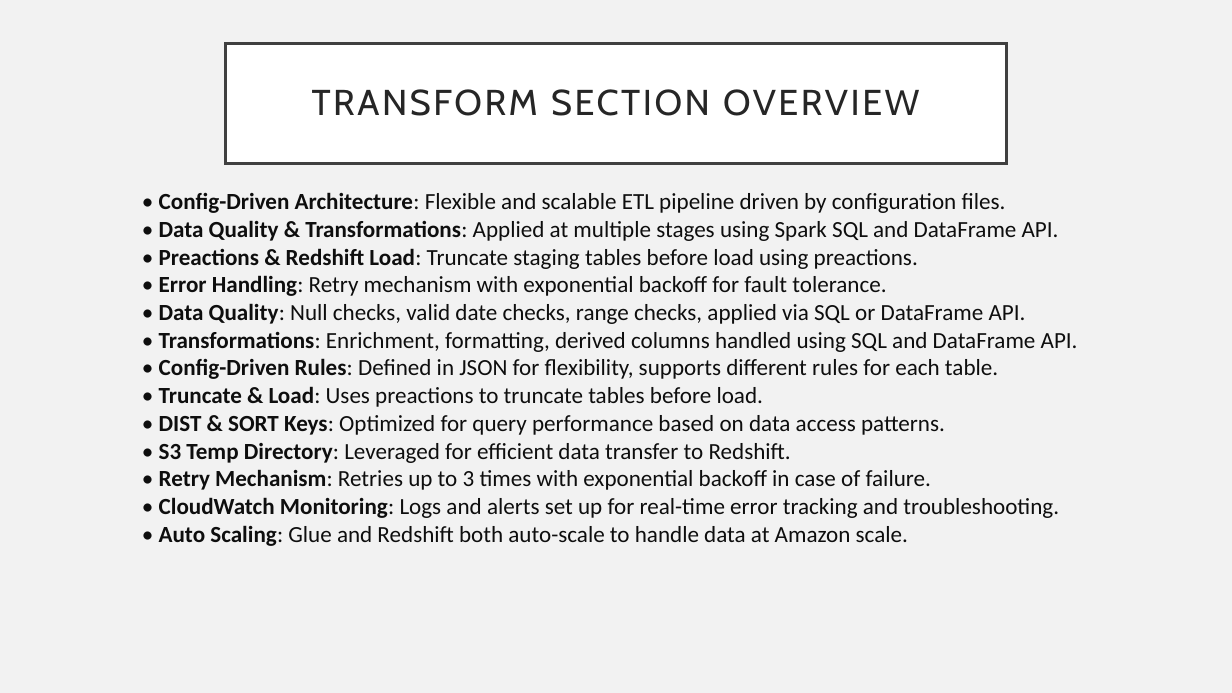
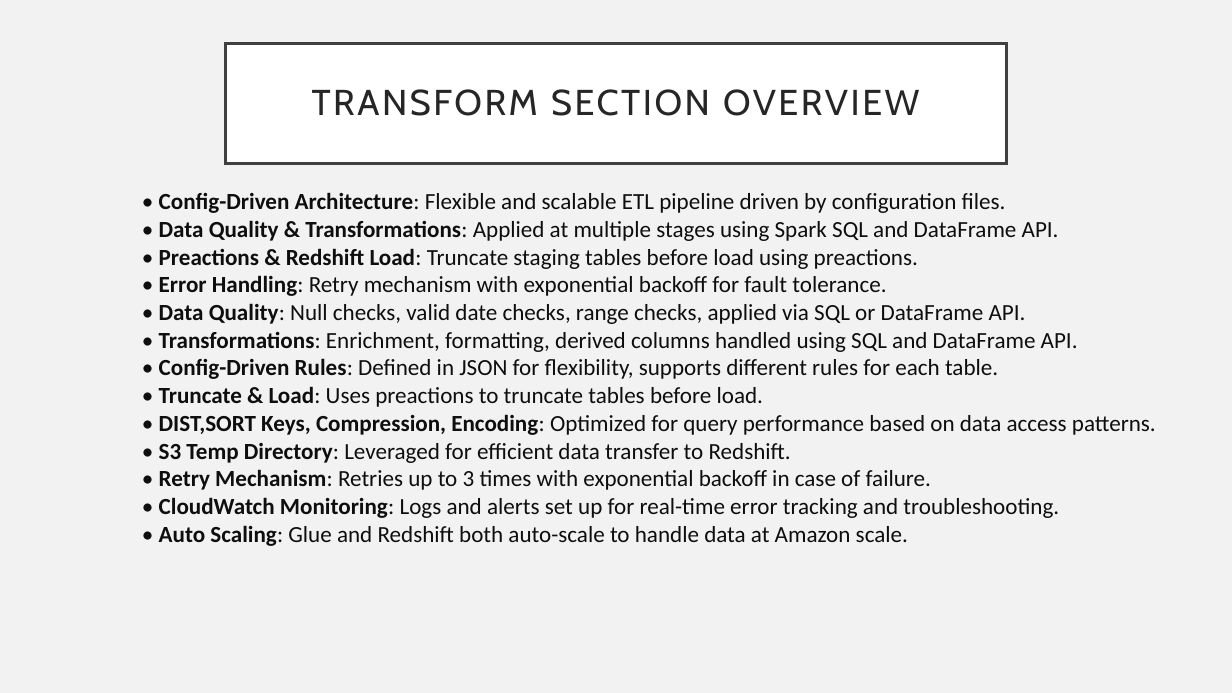
Before and after one commit to Tvkoushik/amazon-etl-pipeline, a slide deck: slide 11 of Craft-Demo.pptx. Drawn at 1232x693 pixels with LibreOffice and Linux fonts; fonts in the diff are those of the drawing. Boxes give left, top, right and bottom in pixels: in the first picture for what was removed or moved away, otherwise in the second. Text is boxed around its words. In the diff, an @@ line names an element or a change of style, - is before the commit and + after.

```diff
--- a/Craft-Demo.pptx
+++ b/Craft-Demo.pptx
@@ text at <box>159,414,1156,435</box>: text changed @@
-• DIST & SORT Keys: Optimized for query performance based on data access patterns.
+• DIST,SORT Keys, Compression, Encoding: Optimized for query performance based on data access patterns.
```
Also in this commit, not shown: 5 other slides changed, 2 slides added.
